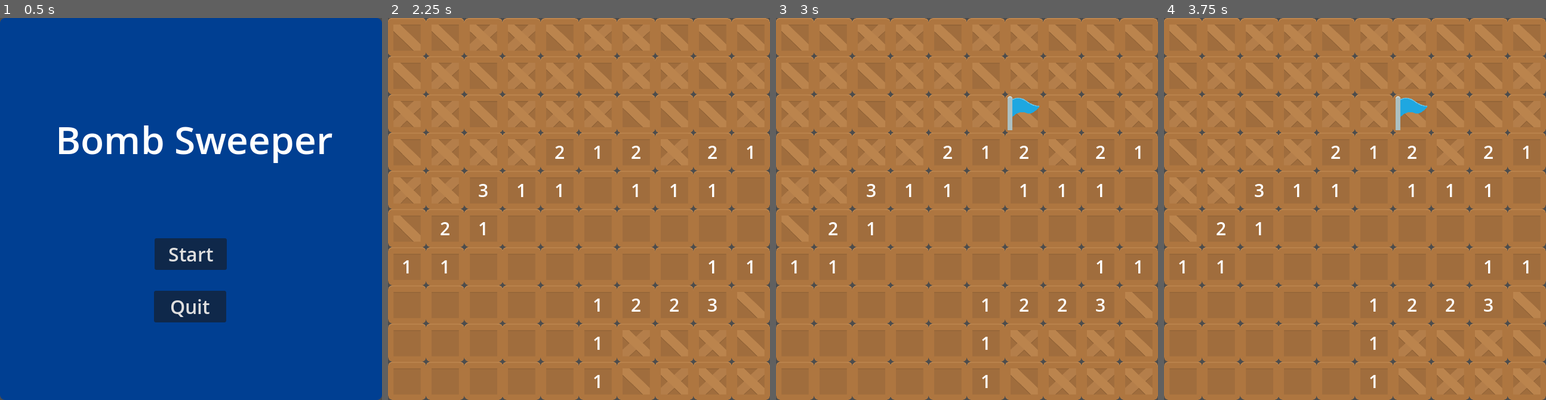
Above: before the commit, frames 1-4 (left to right).
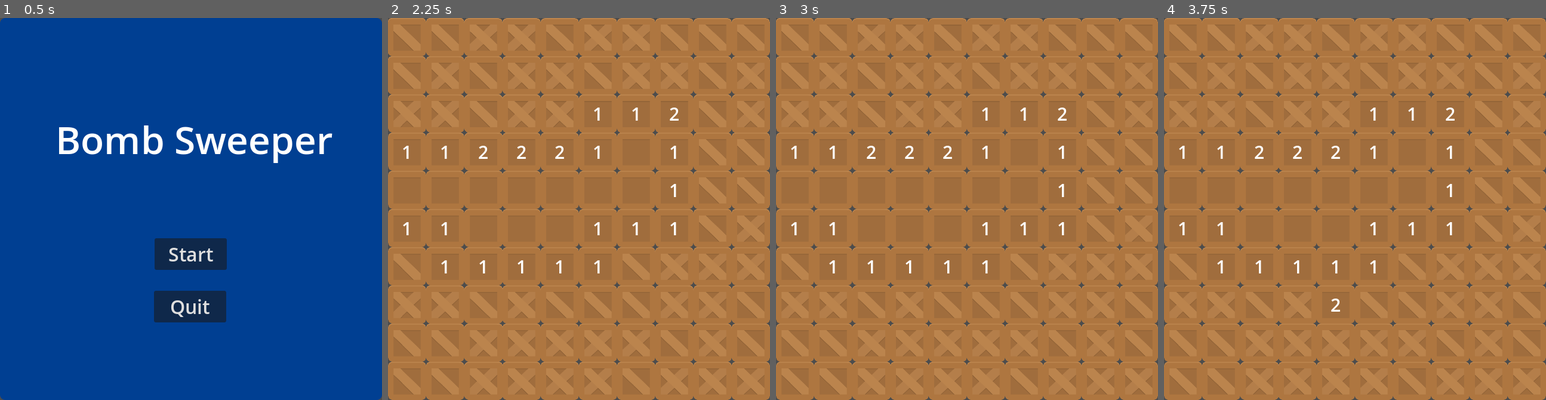
Above: after the commit, the same moments.

Repository: mlewee/BombSweeper
Game: Godot game, scene res://Scenes/start_menu.tscn
Two runs of this game, one before a commit and one after it. Both use one fixed random seed, a clock stepped at 60 frames per second and the inputs below.
Inputs (mouse positions are in pixels of both pictures, inside the frame that each line leads up to):
- Up to frame 1 (0.5 s): no input
- Up to frame 2 (2.25 s): click "Start" at 0.5 s; tap Enter at 1.25 s; move the mouse to (663, 189) at 1.27 s; press the mouse at (663, 189) at 1.28 s; tap Space at 2 s; move the mouse to (502, 228) at 2.02 s; release the mouse at (502, 228) at 2.03 s; click (502, 228) at 2.1 s
- Up to frame 3 (3 s): tap Enter at 2.75 s; move the mouse to (1005, 124) at 2.77 s; hold Right mouse button (Right_Click) from 2.78 s (still down)
- Up to frame 4 (3.75 s): click (1393, 124) at 3.05 s; tap Space at 3.5 s; move the mouse to (1335, 285) at 3.52 s; release Right mouse button (Right_Click) at 3.53 s; click (1335, 285) at 3.6 s

Frame 1 is identical in both runs. In frame 2, 9.4% of the frame differs, in the area x 1-100%, y 0-100%; in frame 3, 9.6%; in frame 4, 9.4%.

Commit message:
quick refactor

Diff:
--- a/Scenes/game_over_screen.gd
+++ b/Scenes/game_over_screen.gd
@@ -1,4 +1,5 @@
 extends Control
+class_name GameOver
 
 
 signal game_over
@@ -16,6 +17,6 @@
 	get_tree().quit()
 
 
-func gamecomplete():
-	$Panel/Label.text = "Finished"
+func game_complete():
+	%Label.text = "Finished"
 	emit_signal("game_over")
--- a/Scenes/game_over_screen.tscn
+++ b/Scenes/game_over_screen.tscn
@@ -23,6 +23,7 @@
 theme_override_styles/panel = SubResource("StyleBoxFlat_7scqk")
 
 [node name="Label" type="Label" parent="Panel"]
+unique_name_in_owner = true
 layout_mode = 0
 offset_left = 153.0
 offset_top = 153.0
--- a/Scenes/main.gd
+++ b/Scenes/main.gd
@@ -1,12 +1,10 @@
 extends Node2D
+class_name Main
 
 
-@onready var gameoverscreen = $UILayer/GameOverScreen
+@export var Tile : PackedScene
 
-
-var Tile = preload("res://Scenes/tile.tscn")
 var tiles = []
-
 var row = 10
 var col = 10
 var bombs = 15
@@ -19,7 +17,7 @@
 	flags = bombs
 	total_boxes = (row * col) - bombs
 
-	gameoverscreen.hide()
+	%GameOverScreen.hide()
 	for r in row:
 		for c in col:
 			var t = Tile.instantiate()
@@ -33,32 +31,29 @@
 	var n = 0
 	while n < bombs:
 		var tile = tiles[randi() % len(tiles)]
-		if tile.is_bomb == false:
+		if not tile.is_bomb:
 			tile.set_bomb()
 			n += 1
 
 
 func set_available_flags(add = true):
-	if add:
-		flags += 1
-	else:
-		flags -= 1
+	flags = flags + 1 if add else flags - 1
 
 
 func check_boxes():
 	opened_boxes += 1
 	if total_boxes == opened_boxes:
-		gameoverscreen.gamecomplete()
+		%GameOverScreen.game_complete()
 
 
-func gameover(defeat=true):
+func game_over(defeat=true):
 	if defeat:
 		$Explosion.play()
 		for tile in tiles:
 			if tile.is_bomb:
 				tile.force_uncover()
-	gameoverscreen.show()
+	%GameOverScreen.show()
 
 
 func _on_game_over_screen_game_over():
-	gameover(false)
+	game_over(false)
--- a/Scenes/main.tscn
+++ b/Scenes/main.tscn
@@ -7,12 +7,12 @@
 
 [node name="Main" type="Node2D"]
 script = ExtResource("1_8763t")
-
-[node name="Tile" parent="." instance=ExtResource("2_ssaup")]
+Tile = ExtResource("2_ssaup")
 
 [node name="UILayer" type="CanvasLayer" parent="."]
 
 [node name="GameOverScreen" parent="UILayer" instance=ExtResource("3_dg1rf")]
+unique_name_in_owner = true
 visible = false
 
 [node name="Explosion" type="AudioStreamPlayer2D" parent="."]
--- a/Scenes/tile.gd
+++ b/Scenes/tile.gd
@@ -1,4 +1,6 @@
 extends Node2D
+class_name Tile
+
 
 var is_cover = true
 var flagged = false
@@ -19,11 +21,11 @@
 
 
 func uncover(play_sound=true):
-	if flagged == false:
+	if not flagged:
 		$Cover.hide()
 		if is_bomb:
 			$Back.modulate = Color("#b56267")
-			get_parent().gameover()
+			get_parent().game_over()
 		else:
 			if is_cover:
 				get_parent().check_boxes()
@@ -49,14 +51,14 @@
 func get_surrounds():
 	var surrounds = []
 	var offsets = [
-		(Vector2.UP + Vector2.LEFT) * 64,
-		Vector2.UP * 64,
-		(Vector2.UP + Vector2.RIGHT) * 64,
-		Vector2.RIGHT * 64,
-		(Vector2.DOWN + Vector2.RIGHT) * 64,
-		Vector2.DOWN * 64,
-		(Vector2.DOWN + Vector2.LEFT) * 64,
-		Vector2.LEFT * 64,
+		(Vector2.UP + Vector2.LEFT) * 64,  # ↖
+		Vector2.UP * 64,  # ⬆
+		(Vector2.UP + Vector2.RIGHT) * 64,  # ↗
+		Vector2.RIGHT * 64,  # ➡
+		(Vector2.DOWN + Vector2.RIGHT) * 64,  # ↘
+		Vector2.DOWN * 64,  # ⬇
+		(Vector2.DOWN + Vector2.LEFT) * 64,  # ↙
+		Vector2.LEFT * 64,  # ⬅
 	]
 	for offset in offsets:
 		for tile in get_parent().tiles:
